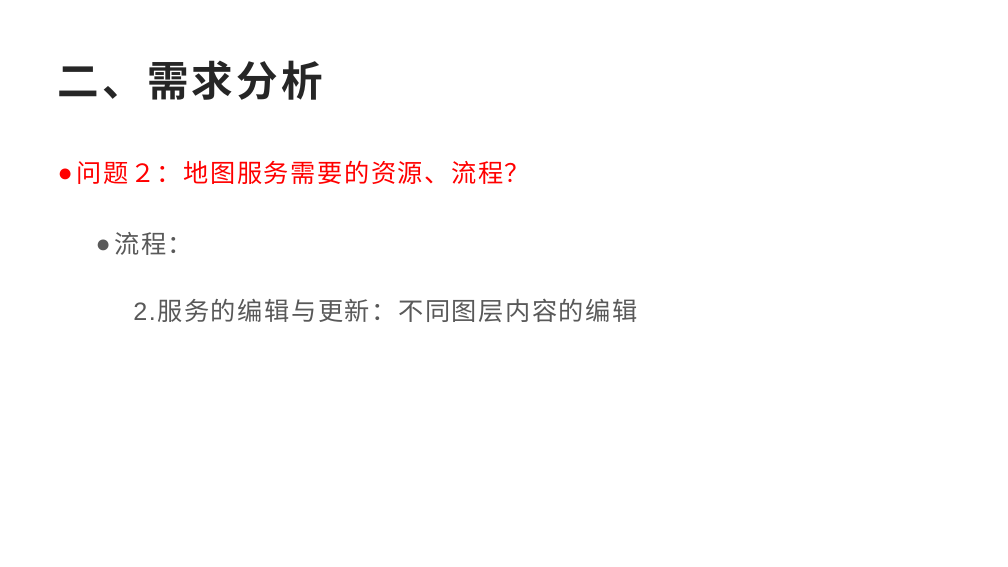
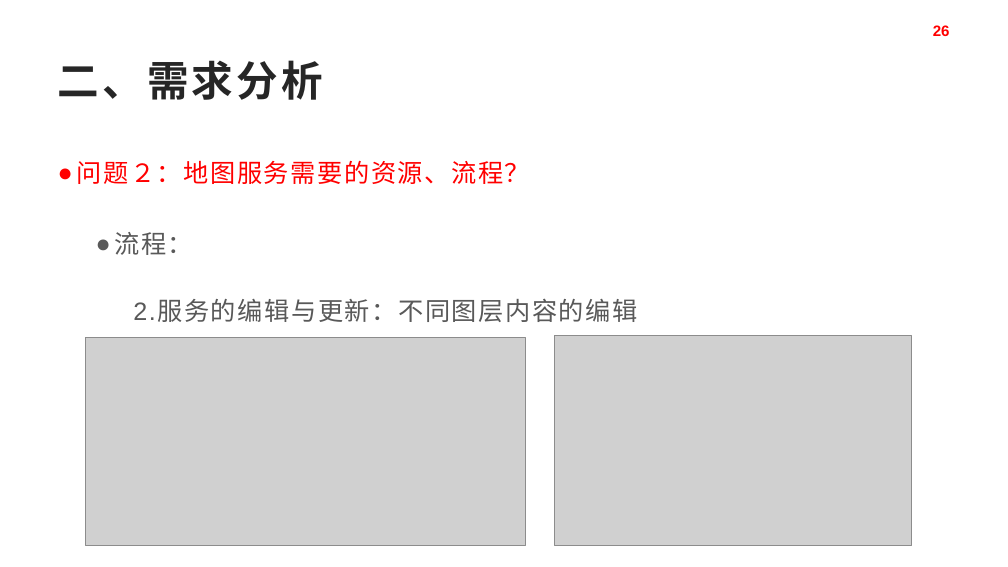
Before and after one commit to pkcile/firstPage, a slide deck: slide 26 of job/gis/download/GIS行业应用-12-28.pptx. Drawn at 1008x567 pixels with LibreOffice and Linux fonts; fonts in the diff are those of the drawing; grey boxes stand for pictures. Boxes give left, top, right and bottom in pixels: in the first picture for what was removed or moved away, otherwise in the second. Text is boxed around its words. In the diff, an @@ line names an element or a change of style, - is before the commit and + after.

```diff
--- a/job/gis/download/GIS行业应用-12-28.pptx
+++ b/job/gis/download/GIS行业应用-12-28.pptx
@@ page number added at [933,25,950,36], 14.4 pt, text #FF0000, bold @@
+26
@@ picture added at [85,338,526,546] @@
@@ picture added at [554,336,912,546] @@
```
Also in this commit, not shown: 66 other slides changed, 1 slide added, 2 slides removed, 3 other files.
